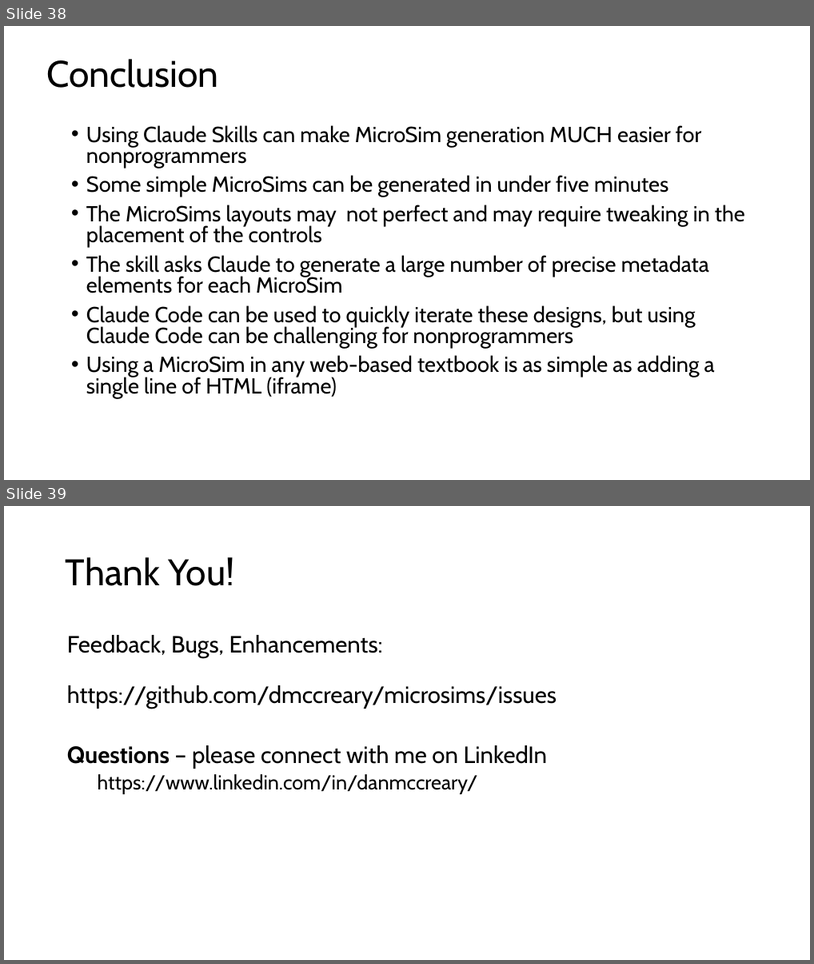
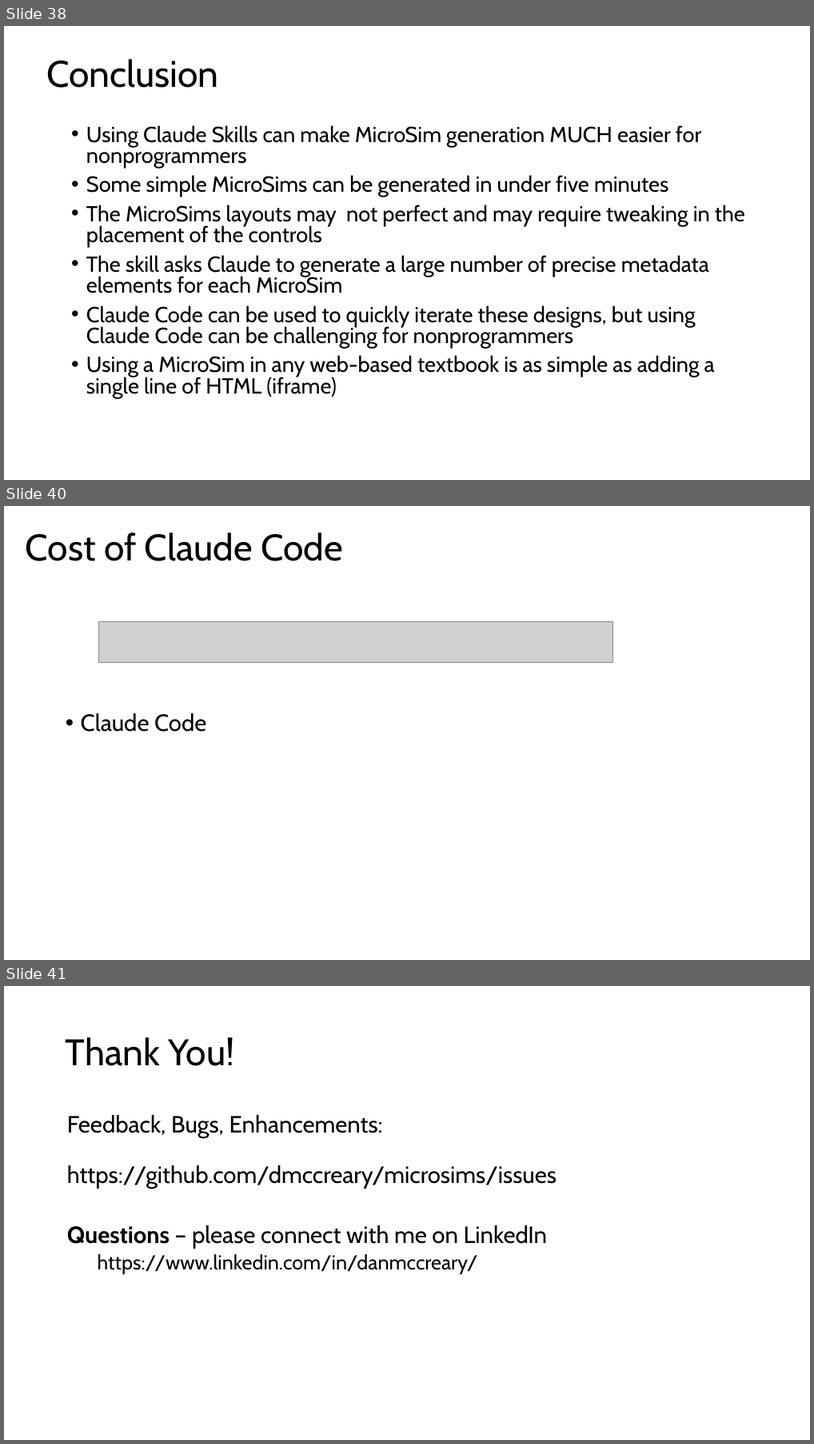
Before and after one commit to dmccreary/microsims, a slide deck: slides/Using-Claude-Skill-to-Generate-MicroSims.pptx. Shown one above the other, each under a label of ours: slides 38 and 39 before the commit, slides 38, 40 and 41 after it; the slides between them are not shown. The pictures are 814x964 and 814x1444 pixels, drawn with LibreOffice and Linux fonts; fonts in the diff are those of the drawing; grey boxes stand for pictures. Boxes give left, top, right and bottom in pixels: in the first picture for what was removed or moved away, otherwise in the second. Text is boxed around its words. In the diff, an @@ line names an element or a change of style, - is before the commit and + after.

```diff
--- a/slides/Using-Claude-Skill-to-Generate-MicroSims.pptx
+++ b/slides/Using-Claude-Skill-to-Generate-MicroSims.pptx
@@ slide 40 added at (4,506,810,960), background #FFFFFF @@
@@ title added at (26,532,343,561), 44 pt, text #000000 @@
+Cost of Claude Code
@@ picture added at (99,621,613,662) @@
@@ text added at (81,713,206,732), 28 pt, text #000000 @@
+• Claude Code
@@ what was slide 39 is now slide 41 @@
```
Also in this commit, not shown: 2 slides changed, 1 other slide added.
